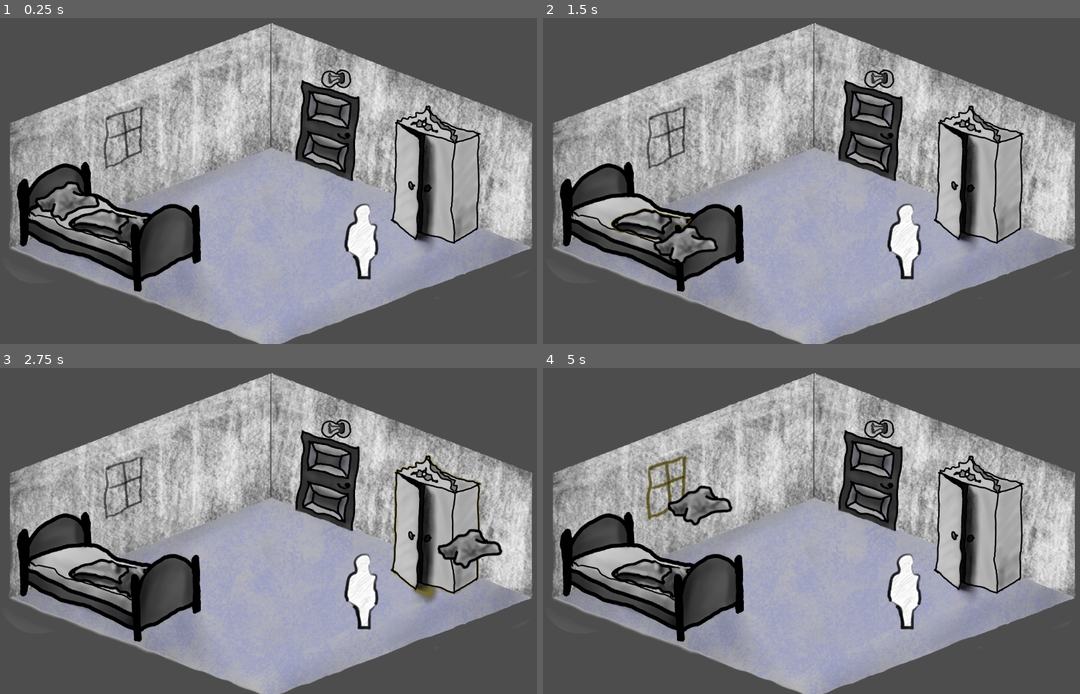
Above: before the commit, frames 1-4 (two rows, left to right).
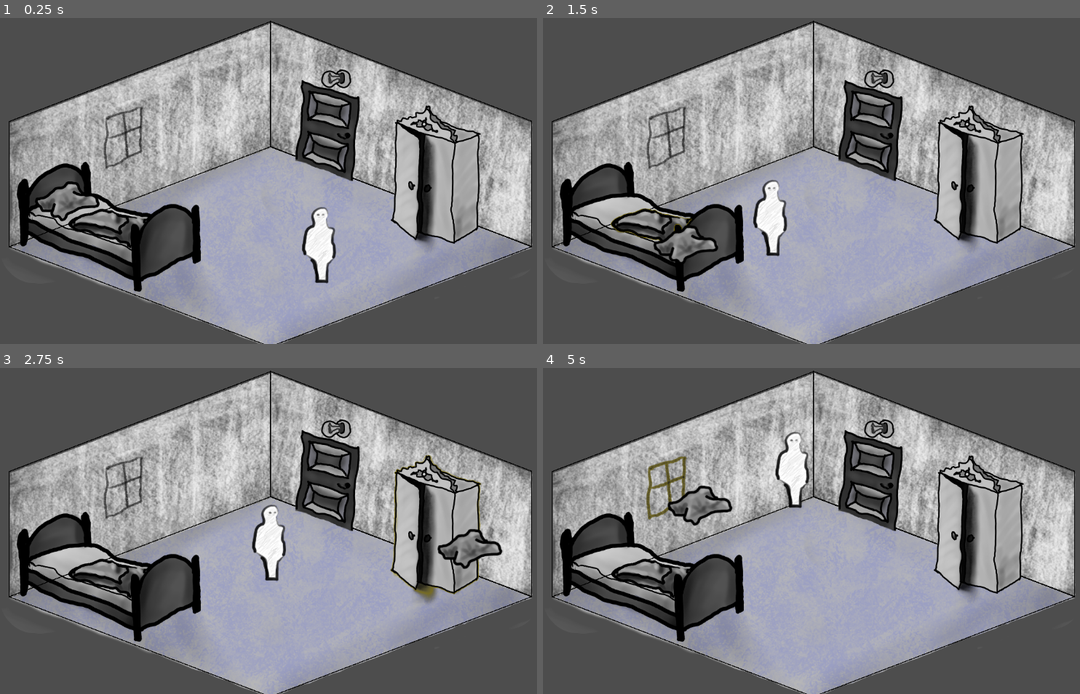
Above: after the commit, the same moments.

Repository: AndreasBurbach/GGJ_MyMask
Game: Godot game, scene res://main.tscn
Two runs of this game, one before a commit and one after it. Both use one fixed random seed, a clock stepped at 60 frames per second and the inputs below. The engine's default icon, where the game draws it, is replaced by a stand-in: a white triangle on a blue panel in a dark square.
Inputs (mouse positions are in pixels of both pictures, inside the frame that each line leads up to):
- Up to frame 1 (0.25 s): no input
- Up to frame 2 (1.5 s): tap Enter at 0.5 s; move the mouse to (612, 200) at 0.52 s; press the mouse at (612, 200) at 0.53 s; move the mouse to (655, 223) at 1.27 s; release the mouse at (655, 223) at 1.28 s; click (655, 223) at 1.35 s
- Up to frame 3 (2.75 s): move the mouse to (440, 527) at 2.02 s; press the mouse at (440, 527) at 2.03 s
- Up to frame 4 (5 s): move the mouse to (881, 429) at 2.77 s; release the mouse at (881, 429) at 2.78 s; click (881, 429) at 2.85 s; move the mouse to (870, 478) at 3.52 s; press the mouse at (870, 478) at 3.53 s; tap Space at 4.25 s; move the mouse to (666, 485) at 4.27 s; release the mouse at (666, 485) at 4.28 s; click (666, 485) at 4.35 s

The runs differ from the first frame. In frame 1, 3.0% of the frame differs, in the area x 1-100%, y 0-100%; in frame 2, 3.0%; in frame 3, 3.0%; in frame 4, 3.0%.

Commit message:
Placeholder group and movable person

Diff:
--- a/Placeholder.gd
+++ b/Placeholder.gd
@@ -1,3 +1,4 @@
+class_name Placeholder
 extends Area2D
 
 @onready var sprite = $Sprite2D
--- a/Placeholder.tscn
+++ b/Placeholder.tscn
@@ -14,15 +14,15 @@
 shader_parameter/line_color = Color(0.57388204, 0.50448245, 0.0085459035, 1)
 shader_parameter/line_thickness = 0.0
 
-[node name="Placeholder" type="Area2D"]
+[node name="Placeholder" type="Area2D" unique_id=764344958 groups=["Placeholder"]]
 script = ExtResource("1_vpkq7")
 metadata/_edit_group_ = true
 
-[node name="CollisionShape2D" type="CollisionShape2D" parent="."]
+[node name="CollisionShape2D" type="CollisionShape2D" parent="." unique_id=1035127510]
 position = Vector2(-0.5, 0)
 shape = SubResource("RectangleShape2D_vpkq7")
 
-[node name="Sprite2D" type="Sprite2D" parent="."]
+[node name="Sprite2D" type="Sprite2D" parent="." unique_id=389929912]
 texture_filter = 1
 texture_repeat = 2
 material = SubResource("ShaderMaterial_dl81w")
--- a/main.gd
+++ b/main.gd
@@ -129,9 +129,11 @@
 
 # Called when the node enters the scene tree for the first time.
 func _ready() -> void:
-	var children = $ItemContainer.get_children()
+	var children = get_tree().get_nodes_in_group("Placeholder")
 	for child in children:
+		child = child as Placeholder
 		name2item[child.name] = child
+		child.selected.connect(_on_placeholder_selected)
 		print(child.name)
 	coursorObj.hide()
 
--- a/main.tscn
+++ b/main.tscn
@@ -7,300 +7,285 @@
 [ext_resource type="Shader" uid="uid://bemj1i2w1w8td" path="res://Placeholder.gdshader" id="4_lquwl"]
 [ext_resource type="Texture2D" uid="uid://b2h4i4gvn4v4p" path="res://assets/items/room-pics/pillow.png" id="5_kek77"]
 [ext_resource type="Texture2D" uid="uid://hhkmbh6niyd1" path="res://assets/items/room-pics/cover.png" id="6_4c57u"]
-[ext_resource type="PackedScene" uid="uid://b2pnyhqo721us" path="res://sleep_and_wake.tscn" id="6_7mycd"]
+[ext_resource type="PackedScene" path="res://sleep_and_wake.tscn" id="6_7mycd"]
 [ext_resource type="Texture2D" uid="uid://t617jgahr322" path="res://assets/items/room-pics/closet.png" id="7_4c57u"]
-[ext_resource type="PackedScene" uid="uid://cg3nc17p58a38" path="res://text_bubble.tscn" id="7_272bh"]
+[ext_resource type="PackedScene" path="res://text_bubble.tscn" id="7_272bh"]
 [ext_resource type="Texture2D" uid="uid://cjallyue27fdg" path="res://assets/items/room-pics/lamp-whole.png" id="8_efxa6"]
 [ext_resource type="Texture2D" uid="uid://cs0ixiud7sqda" path="res://assets/items/room-pics/door.png" id="12_vivmo"]
 [ext_resource type="Texture2D" uid="uid://br2w28glfkvr" path="res://assets/items/room-pics/floor.png" id="12_w48qg"]
 [ext_resource type="Texture2D" uid="uid://bntotd4i7njjd" path="res://art/sprites/window1.png" id="13_2cqfq"]
 [ext_resource type="Texture2D" uid="uid://pjj43mle6bkv" path="res://assets/items/room-pics/walls.png" id="13_vivmo"]
 [ext_resource type="Texture2D" uid="uid://fy53ys8nbi86" path="res://assets/items/room-pics/bed.png" id="14_2cqfq"]
-[ext_resource type="Texture2D" uid="uid://cabiwiwitqvqt" path="res://art/sprites/person.png" id="14_yaehf"]
-
-[sub_resource type="RectangleShape2D" id="RectangleShape2D_lquwl"]
+[ext_resource type="PackedScene" uid="uid://cw51pt3u06lpk" path="res://person.tscn" id="15_vivmo"]
+[ext_resource type="PackedScene" uid="uid://dksxq52k1wp6o" path="res://room.tscn" id="16_2cqfq"]
+
+[sub_resource type="RectangleShape2D" id="RectangleShape2D_074og"]
 resource_local_to_scene = true
 size = Vector2(143, 28)
 
-[sub_resource type="ShaderMaterial" id="ShaderMaterial_7mycd"]
-resource_local_to_scene = true
-shader = ExtResource("4_lquwl")
-shader_parameter/line_color = Color(0.57388204, 0.50448245, 0.0085459035, 1)
-shader_parameter/line_thickness = 0.0
-
-[sub_resource type="RectangleShape2D" id="RectangleShape2D_272bh"]
+[sub_resource type="ShaderMaterial" id="ShaderMaterial_cegan"]
+resource_local_to_scene = true
+shader = ExtResource("4_lquwl")
+shader_parameter/line_color = Color(0.57388204, 0.50448245, 0.0085459035, 1)
+shader_parameter/line_thickness = 0.0
+
+[sub_resource type="RectangleShape2D" id="RectangleShape2D_82xsv"]
 resource_local_to_scene = true
 size = Vector2(128.00002, 128)
 
-[sub_resource type="ShaderMaterial" id="ShaderMaterial_5vw27"]
-resource_local_to_scene = true
-shader = ExtResource("4_lquwl")
-shader_parameter/line_color = Color(0.57388204, 0.50448245, 0.0085459035, 1)
-shader_parameter/line_thickness = 0.0
-
-[sub_resource type="RectangleShape2D" id="RectangleShape2D_5vw27"]
+[sub_resource type="ShaderMaterial" id="ShaderMaterial_getpj"]
+resource_local_to_scene = true
+shader = ExtResource("4_lquwl")
+shader_parameter/line_color = Color(0.57388204, 0.50448245, 0.0085459035, 1)
+shader_parameter/line_thickness = 0.0
+
+[sub_resource type="RectangleShape2D" id="RectangleShape2D_ryguw"]
 resource_local_to_scene = true
 size = Vector2(143, 28)
 
-[sub_resource type="ShaderMaterial" id="ShaderMaterial_kek77"]
-resource_local_to_scene = true
-shader = ExtResource("4_lquwl")
-shader_parameter/line_color = Color(0.57388204, 0.50448245, 0.0085459035, 1)
-shader_parameter/line_thickness = 0.0
-
-[sub_resource type="RectangleShape2D" id="RectangleShape2D_4c57u"]
+[sub_resource type="ShaderMaterial" id="ShaderMaterial_d13ii"]
+resource_local_to_scene = true
+shader = ExtResource("4_lquwl")
+shader_parameter/line_color = Color(0.57388204, 0.50448245, 0.0085459035, 1)
+shader_parameter/line_thickness = 0.0
+
+[sub_resource type="RectangleShape2D" id="RectangleShape2D_1u8w0"]
 resource_local_to_scene = true
 size = Vector2(81.63431, 67.40538)
 
-[sub_resource type="ShaderMaterial" id="ShaderMaterial_efxa6"]
-resource_local_to_scene = true
-shader = ExtResource("4_lquwl")
-shader_parameter/line_color = Color(0.57388204, 0.50448245, 0.0085459035, 1)
-shader_parameter/line_thickness = 0.0
-
-[sub_resource type="RectangleShape2D" id="RectangleShape2D_kek77"]
+[sub_resource type="ShaderMaterial" id="ShaderMaterial_0odxb"]
+resource_local_to_scene = true
+shader = ExtResource("4_lquwl")
+shader_parameter/line_color = Color(0.57388204, 0.50448245, 0.0085459035, 1)
+shader_parameter/line_thickness = 0.0
+
+[sub_resource type="RectangleShape2D" id="RectangleShape2D_lswn8"]
 resource_local_to_scene = true
 size = Vector2(107.20123, 63.296223)
 
-[sub_resource type="ShaderMaterial" id="ShaderMaterial_4c57u"]
-resource_local_to_scene = true
-shader = ExtResource("4_lquwl")
-shader_parameter/line_color = Color(0.57388204, 0.50448245, 0.0085459035, 1)
-shader_parameter/line_thickness = 0.0
-
-[sub_resource type="RectangleShape2D" id="RectangleShape2D_efxa6"]
+[sub_resource type="ShaderMaterial" id="ShaderMaterial_a6jrf"]
+resource_local_to_scene = true
+shader = ExtResource("4_lquwl")
+shader_parameter/line_color = Color(0.57388204, 0.50448245, 0.0085459035, 1)
+shader_parameter/line_thickness = 0.0
+
+[sub_resource type="RectangleShape2D" id="RectangleShape2D_xuqvo"]
 resource_local_to_scene = true
 size = Vector2(151.5, 224)
 
-[sub_resource type="ShaderMaterial" id="ShaderMaterial_dg77c"]
-resource_local_to_scene = true
-shader = ExtResource("4_lquwl")
-shader_parameter/line_color = Color(0.57388204, 0.50448245, 0.0085459035, 1)
-shader_parameter/line_thickness = 0.0
-
-[sub_resource type="RectangleShape2D" id="RectangleShape2D_dg77c"]
+[sub_resource type="ShaderMaterial" id="ShaderMaterial_qsp4k"]
+resource_local_to_scene = true
+shader = ExtResource("4_lquwl")
+shader_parameter/line_color = Color(0.57388204, 0.50448245, 0.0085459035, 1)
+shader_parameter/line_thickness = 0.0
+
+[sub_resource type="RectangleShape2D" id="RectangleShape2D_kq58d"]
 resource_local_to_scene = true
 size = Vector2(47.5, 28)
 
-[sub_resource type="ShaderMaterial" id="ShaderMaterial_ycdy4"]
-resource_local_to_scene = true
-shader = ExtResource("4_lquwl")
-shader_parameter/line_color = Color(0.57388204, 0.50448245, 0.0085459035, 1)
-shader_parameter/line_thickness = 0.0
-
-[sub_resource type="RectangleShape2D" id="RectangleShape2D_2cqfq"]
+[sub_resource type="ShaderMaterial" id="ShaderMaterial_seu75"]
+resource_local_to_scene = true
+shader = ExtResource("4_lquwl")
+shader_parameter/line_color = Color(0.57388204, 0.50448245, 0.0085459035, 1)
+shader_parameter/line_thickness = 0.0
+
+[sub_resource type="RectangleShape2D" id="RectangleShape2D_htxhm"]
 resource_local_to_scene = true
 size = Vector2(153.52933, 109.23629)
 
-[sub_resource type="ShaderMaterial" id="ShaderMaterial_yaehf"]
-resource_local_to_scene = true
-shader = ExtResource("4_lquwl")
-shader_parameter/line_color = Color(0.57388204, 0.50448245, 0.0085459035, 1)
-shader_parameter/line_thickness = 0.0
-
-[sub_resource type="RectangleShape2D" id="RectangleShape2D_yaehf"]
+[sub_resource type="ShaderMaterial" id="ShaderMaterial_jq2sk"]
+resource_local_to_scene = true
+shader = ExtResource("4_lquwl")
+shader_parameter/line_color = Color(0.57388204, 0.50448245, 0.0085459035, 1)
+shader_parameter/line_thickness = 0.0
+
+[sub_resource type="RectangleShape2D" id="RectangleShape2D_4k2k6"]
 resource_local_to_scene = true
 size = Vector2(86.85939, 68.90199)
 
-[sub_resource type="ShaderMaterial" id="ShaderMaterial_074og"]
-resource_local_to_scene = true
-shader = ExtResource("4_lquwl")
-shader_parameter/line_color = Color(0.57388204, 0.50448245, 0.0085459035, 1)
-shader_parameter/line_thickness = 0.0
-
-[sub_resource type="RectangleShape2D" id="RectangleShape2D_074og"]
-resource_local_to_scene = true
-size = Vector2(48, 136)
-
-[sub_resource type="ShaderMaterial" id="ShaderMaterial_cegan"]
-resource_local_to_scene = true
-shader = ExtResource("4_lquwl")
-shader_parameter/line_color = Color(0.57388204, 0.50448245, 0.0085459035, 1)
-shader_parameter/line_thickness = 0.0
-
-[node name="Main" type="Node"]
+[sub_resource type="ShaderMaterial" id="ShaderMaterial_0rl1p"]
+resource_local_to_scene = true
+shader = ExtResource("4_lquwl")
+shader_parameter/line_color = Color(0.57388204, 0.50448245, 0.0085459035, 1)
+shader_parameter/line_thickness = 0.0
+
+[node name="Main" type="Node" unique_id=2003212805]
 script = ExtResource("1_ig7tw")
 
-[node name="BackgroundLayer" type="CanvasLayer" parent="."]
+[node name="BackgroundLayer" type="CanvasLayer" parent="." unique_id=750911066]
 layer = -1
 
-[node name="Floor" type="Sprite2D" parent="BackgroundLayer"]
+[node name="Floor" type="Sprite2D" parent="BackgroundLayer" unique_id=1892335957]
 position = Vector2(576, 335)
 texture = ExtResource("12_w48qg")
 
-[node name="Walls" type="Sprite2D" parent="BackgroundLayer"]
+[node name="Walls" type="Sprite2D" parent="BackgroundLayer" unique_id=909982410]
 position = Vector2(577, 336)
 texture = ExtResource("13_vivmo")
 
-[node name="Bed" type="Sprite2D" parent="BackgroundLayer"]
+[node name="Bed" type="Sprite2D" parent="BackgroundLayer" unique_id=319653267]
 position = Vector2(600, 330)
 texture = ExtResource("14_2cqfq")
 
-[node name="ItemContainer" type="Node2D" parent="."]
+[node name="StaticBody2D" type="StaticBody2D" parent="BackgroundLayer/Bed" unique_id=1781382964]
+
+[node name="CollisionPolygon2D" type="CollisionPolygon2D" parent="BackgroundLayer/Bed/StaticBody2D" unique_id=608303639]
+polygon = PackedVector2Array(-286, 207, -162, 154, -168, 42, -228, 42, -263, 63, -329, 49, -375, 17, -389, -45, -520, -9, -518, 115)
+
+[node name="Room" parent="." unique_id=1847015269 instance=ExtResource("16_2cqfq")]
+position = Vector2(576, 256)
+scale = Vector2(0.8, 0.8)
+
+[node name="ItemContainer" type="Node2D" parent="." unique_id=438334925]
 position = Vector2(-64, -33)
 
-[node name="Placeholder" parent="ItemContainer" instance=ExtResource("2_0xm2m")]
-visible = false
-
-[node name="CollisionShape2D" parent="ItemContainer/Placeholder" index="0"]
-shape = SubResource("RectangleShape2D_lquwl")
-
-[node name="Sprite2D" parent="ItemContainer/Placeholder" index="1"]
-material = SubResource("ShaderMaterial_7mycd")
-
-[node name="Placeholder2" parent="ItemContainer" instance=ExtResource("2_0xm2m")]
+[node name="Placeholder" parent="ItemContainer" unique_id=869069577 instance=ExtResource("2_0xm2m")]
+visible = false
+
+[node name="CollisionShape2D" parent="ItemContainer/Placeholder" index="0" unique_id=1035127510]
+shape = SubResource("RectangleShape2D_074og")
+
+[node name="Sprite2D" parent="ItemContainer/Placeholder" index="1" unique_id=389929912]
+material = SubResource("ShaderMaterial_cegan")
+
+[node name="Placeholder2" parent="ItemContainer" unique_id=1451848162 instance=ExtResource("2_0xm2m")]
 visible = false
 position = Vector2(568, 296)
 
-[node name="CollisionShape2D" parent="ItemContainer/Placeholder2" index="0"]
+[node name="CollisionShape2D" parent="ItemContainer/Placeholder2" index="0" unique_id=1035127510]
 position = Vector2(0, 0)
-shape = SubResource("RectangleShape2D_272bh")
-
-[node name="Sprite2D" parent="ItemContainer/Placeholder2" index="1"]
-material = SubResource("ShaderMaterial_5vw27")
+shape = SubResource("RectangleShape2D_82xsv")
+
+[node name="Sprite2D" parent="ItemContainer/Placeholder2" index="1" unique_id=389929912]
+material = SubResource("ShaderMaterial_getpj")
 texture = ExtResource("4_1bvp3")
 
-[node name="Placeholder3" parent="ItemContainer" instance=ExtResource("2_0xm2m")]
+[node name="Placeholder3" parent="ItemContainer" unique_id=704703587 instance=ExtResource("2_0xm2m")]
 visible = false
 position = Vector2(504, 432)
 
-[node name="CollisionShape2D" parent="ItemContainer/Placeholder3" index="0"]
-shape = SubResource("RectangleShape2D_5vw27")
-
-[node name="Sprite2D" parent="ItemContainer/Placeholder3" index="1"]
-material = SubResource("ShaderMaterial_kek77")
-
-[node name="Pillow" parent="ItemContainer" instance=ExtResource("2_0xm2m")]
+[node name="CollisionShape2D" parent="ItemContainer/Placeholder3" index="0" unique_id=1035127510]
+shape = SubResource("RectangleShape2D_ryguw")
+
+[node name="Sprite2D" parent="ItemContainer/Placeholder3" index="1" unique_id=389929912]
+material = SubResource("ShaderMaterial_d13ii")
+
+[node name="Pillow" parent="ItemContainer" unique_id=625485689 instance=ExtResource("2_0xm2m")]
 position = Vector2(664, 369)
 x_offset = 64.26
 y_offset = 35.925
 trust_collision = true
 
-[node name="CollisionShape2D" parent="ItemContainer/Pillow" index="0"]
+[node name="CollisionShape2D" parent="ItemContainer/Pillow" index="0" unique_id=1035127510]
 position = Vector2(-425.30124, 23.679375)
 rotation = -0.48869225
 scale = Vector2(0.9999999, 1)
 skew = -0.42760575
-shape = SubResource("RectangleShape2D_4c57u")
-
-[node name="Sprite2D" parent="ItemContainer/Pillow" index="1"]
-material = SubResource("ShaderMaterial_efxa6")
+shape = SubResource("RectangleShape2D_1u8w0")
+
+[node name="Sprite2D" parent="ItemContainer/Pillow" index="1" unique_id=389929912]
+material = SubResource("ShaderMaterial_0odxb")
 texture = ExtResource("5_kek77")
 
-[node name="Blanket" parent="ItemContainer" instance=ExtResource("2_0xm2m")]
+[node name="Blanket" parent="ItemContainer" unique_id=1454775577 instance=ExtResource("2_0xm2m")]
 position = Vector2(664, 369)
 x_offset = 63.205
 y_offset = 34.21
 trust_collision = true
 
-[node name="CollisionShape2D" parent="ItemContainer/Blanket" index="0"]
+[node name="CollisionShape2D" parent="ItemContainer/Blanket" index="0" unique_id=1035127510]
 position = Vector2(-339.69684, 74.93981)
 rotation = 0.25936875
 skew = 0.57770383
-shape = SubResource("RectangleShape2D_kek77")
-
-[node name="Sprite2D" parent="ItemContainer/Blanket" index="1"]
-material = SubResource("ShaderMaterial_4c57u")
+shape = SubResource("RectangleShape2D_lswn8")
+
+[node name="Sprite2D" parent="ItemContainer/Blanket" index="1" unique_id=389929912]
+material = SubResource("ShaderMaterial_a6jrf")
 position = Vector2(0, -2)
 texture = ExtResource("6_4c57u")
 
-[node name="Wardrobe" parent="ItemContainer" instance=ExtResource("2_0xm2m")]
+[node name="Wardrobe" parent="ItemContainer" unique_id=1685242702 instance=ExtResource("2_0xm2m")]
 position = Vector2(608, 360)
 x_offset = 91.51
 y_offset = 125.15
 trust_collision = true
 
-[node name="CollisionShape2D" parent="ItemContainer/Wardrobe" index="0"]
+[node name="CollisionShape2D" parent="ItemContainer/Wardrobe" index="0" unique_id=1035127510]
 position = Vector2(364.25, -8)
-shape = SubResource("RectangleShape2D_efxa6")
-
-[node name="Sprite2D" parent="ItemContainer/Wardrobe" index="1"]
-material = SubResource("ShaderMaterial_dg77c")
+shape = SubResource("RectangleShape2D_xuqvo")
+
+[node name="Sprite2D" parent="ItemContainer/Wardrobe" index="1" unique_id=389929912]
+material = SubResource("ShaderMaterial_qsp4k")
 texture = ExtResource("7_4c57u")
 
-[node name="Lamp" parent="ItemContainer" instance=ExtResource("2_0xm2m")]
+[node name="StaticBody2D" type="StaticBody2D" parent="ItemContainer/Wardrobe" unique_id=963225054]
+
+[node name="CollisionPolygon2D" type="CollisionPolygon2D" parent="ItemContainer/Wardrobe/StaticBody2D" unique_id=1421318212]
+polygon = PackedVector2Array(274, 72, 320, 112, 329, 103, 392, 118, 443, 91, 447, -98, 370, -121, 345, -150, 282, -119)
+
+[node name="Lamp" parent="ItemContainer" unique_id=840691478 instance=ExtResource("2_0xm2m")]
 position = Vector2(600, 353)
 x_offset = 35.92
 y_offset = 19.92
 trust_collision = true
 
-[node name="CollisionShape2D" parent="ItemContainer/Lamp" index="0"]
+[node name="CollisionShape2D" parent="ItemContainer/Lamp" index="0" unique_id=1035127510]
 position = Vector2(172.96759, -196.30771)
-shape = SubResource("RectangleShape2D_dg77c")
-
-[node name="Sprite2D" parent="ItemContainer/Lamp" index="1"]
-material = SubResource("ShaderMaterial_ycdy4")
+shape = SubResource("RectangleShape2D_kq58d")
+
+[node name="Sprite2D" parent="ItemContainer/Lamp" index="1" unique_id=389929912]
+material = SubResource("ShaderMaterial_seu75")
 texture = ExtResource("8_efxa6")
 
-[node name="Door" parent="ItemContainer" instance=ExtResource("2_0xm2m")]
+[node name="Door" parent="ItemContainer" unique_id=727148750 instance=ExtResource("2_0xm2m")]
 position = Vector2(592, 353)
 x_offset = 59.73
 y_offset = 108.29
 trust_collision = true
 
-[node name="CollisionShape2D" parent="ItemContainer/Door" index="0"]
+[node name="CollisionShape2D" parent="ItemContainer/Door" index="0" unique_id=1035127510]
 position = Vector2(162.51593, -98.254745)
 rotation = 1.6528268
 skew = 0.20594883
-shape = SubResource("RectangleShape2D_2cqfq")
-
-[node name="Sprite2D" parent="ItemContainer/Door" index="1"]
-material = SubResource("ShaderMaterial_yaehf")
+shape = SubResource("RectangleShape2D_htxhm")
+
+[node name="Sprite2D" parent="ItemContainer/Door" index="1" unique_id=389929912]
+material = SubResource("ShaderMaterial_jq2sk")
 texture = ExtResource("12_vivmo")
 
-[node name="WindowGlas" parent="ItemContainer" instance=ExtResource("2_0xm2m")]
+[node name="WindowGlas" parent="ItemContainer" unique_id=1082709196 instance=ExtResource("2_0xm2m")]
 position = Vector2(352, 265)
 x_offset = -3.29
 y_offset = -23.23
 
-[node name="CollisionShape2D" parent="ItemContainer/WindowGlas" index="0"]
+[node name="CollisionShape2D" parent="ItemContainer/WindowGlas" index="0" unique_id=1035127510]
 position = Vector2(-7.6293945e-06, 1.0000019)
 rotation = 1.569051
 scale = Vector2(0.9999999, 1)
 skew = -0.37175536
-shape = SubResource("RectangleShape2D_yaehf")
-
-[node name="Sprite2D" parent="ItemContainer/WindowGlas" index="1"]
-material = SubResource("ShaderMaterial_074og")
+shape = SubResource("RectangleShape2D_4k2k6")
+
+[node name="Sprite2D" parent="ItemContainer/WindowGlas" index="1" unique_id=389929912]
+material = SubResource("ShaderMaterial_0rl1p")
 texture = ExtResource("13_2cqfq")
 
-[node name="Person" parent="ItemContainer" instance=ExtResource("2_0xm2m")]
-position = Vector2(824, 473)
-x_offset = -21.915
-y_offset = -28.775
-
-[node name="CollisionShape2D" parent="ItemContainer/Person" index="0"]
-position = Vector2(0, 4)
-shape = SubResource("RectangleShape2D_074og")
-
-[node name="Sprite2D" parent="ItemContainer/Person" index="1"]
-material = SubResource("ShaderMaterial_cegan")
-texture = ExtResource("14_yaehf")
-
-[node name="CourserLayer" type="CanvasLayer" parent="."]
-
-[node name="CourserObj" type="Sprite2D" parent="CourserLayer"]
+[node name="Person" parent="." unique_id=2064254714 instance=ExtResource("15_vivmo")]
+position = Vector2(676, 448)
+
+[node name="CourserLayer" type="CanvasLayer" parent="." unique_id=255875038]
+
+[node name="CourserObj" type="Sprite2D" parent="CourserLayer" unique_id=361798530]
 texture = ExtResource("3_h2yge")
 
-[node name="CusceneLayer" type="CanvasLayer" parent="."]
-visible = false
-
-[node name="Fade" parent="CusceneLayer" instance=ExtResource("6_7mycd")]
+[node name="CusceneLayer" type="CanvasLayer" parent="." unique_id=1992803865]
+visible = false
+
+[node name="Fade" parent="CusceneLayer" unique_id=1018160165 instance=ExtResource("6_7mycd")]
 in_time = 0.0
 
-[node name="TextBubble" parent="CusceneLayer" instance=ExtResource("7_272bh")]
+[node name="TextBubble" parent="CusceneLayer" unique_id=1119391613 instance=ExtResource("7_272bh")]
 position = Vector2(824, 135)
 default = "Hello"
-
-[connection signal="selected" from="ItemContainer/Placeholder" to="." method="_on_placeholder_selected"]
-[connection signal="selected" from="ItemContainer/Placeholder2" to="." method="_on_placeholder_selected"]
-[connection signal="selected" from="ItemContainer/Pillow" to="." method="_on_placeholder_selected"]
-[connection signal="selected" from="ItemContainer/Blanket" to="." method="_on_placeholder_selected"]
-[connection signal="selected" from="ItemContainer/Wardrobe" to="." method="_on_placeholder_selected"]
-[connection signal="selected" from="ItemContainer/Lamp" to="." method="_on_placeholder_selected"]
-[connection signal="selected" from="ItemContainer/Door" to="." method="_on_placeholder_selected"]
-[connection signal="selected" from="ItemContainer/WindowGlas" to="." method="_on_placeholder_selected"]
-[connection signal="selected" from="ItemContainer/Person" to="." method="_on_placeholder_selected"]
 
 [editable path="ItemContainer/Placeholder"]
 [editable path="ItemContainer/Placeholder2"]
@@ -311,4 +296,3 @@
 [editable path="ItemContainer/Lamp"]
 [editable path="ItemContainer/Door"]
 [editable path="ItemContainer/WindowGlas"]
-[editable path="ItemContainer/Person"]
--- a/person.tscn
+++ b/person.tscn
@@ -3,7 +3,19 @@
 [ext_resource type="Script" uid="uid://bvavelnngq1uw" path="res://person.gd" id="1_3qlke"]
 [ext_resource type="Texture2D" uid="uid://cabiwiwitqvqt" path="res://art/sprites/person.png" id="1_hncb1"]
 [ext_resource type="Texture2D" uid="uid://bj0j7ejenc4gs" path="res://art/sprites/person_eyes.png" id="2_3qlke"]
+[ext_resource type="PackedScene" uid="uid://cfmvyhxwydp3y" path="res://Placeholder.tscn" id="2_r7rx5"]
+[ext_resource type="Shader" uid="uid://bemj1i2w1w8td" path="res://Placeholder.gdshader" id="3_2v3k6"]
 [ext_resource type="Script" uid="uid://wme8x1l2r401" path="res://personeyes.gd" id="3_g6f2d"]
+
+[sub_resource type="RectangleShape2D" id="RectangleShape2D_hoeld"]
+resource_local_to_scene = true
+size = Vector2(48, 136)
+
+[sub_resource type="ShaderMaterial" id="ShaderMaterial_xktsn"]
+resource_local_to_scene = true
+shader = ExtResource("3_2v3k6")
+shader_parameter/line_color = Color(0.57388204, 0.50448245, 0.0085459035, 1)
+shader_parameter/line_thickness = 0.0
 
 [sub_resource type="Animation" id="Animation_3qlke"]
 length = 0.001
@@ -53,20 +65,29 @@
 
 [node name="Container" type="Node2D" parent="." unique_id=141999487]
 
-[node name="Body" type="Sprite2D" parent="Container" unique_id=1715423154]
+[node name="Person" parent="Container" unique_id=764344958 instance=ExtResource("2_r7rx5")]
+x_offset = -21.915
+y_offset = -28.775
+
+[node name="CollisionShape2D" parent="Container/Person" index="0" unique_id=1035127510]
+position = Vector2(0, 4)
+shape = SubResource("RectangleShape2D_hoeld")
+
+[node name="Sprite2D" parent="Container/Person" index="1" unique_id=389929912]
+material = SubResource("ShaderMaterial_xktsn")
 texture = ExtResource("1_hncb1")
 
-[node name="Eyes" type="Node2D" parent="Container" unique_id=1485549230]
+[node name="Eyes" type="Node2D" parent="Container/Person" unique_id=1485549230]
 script = ExtResource("3_g6f2d")
 
-[node name="Sprite" type="Sprite2D" parent="Container/Eyes" unique_id=664283080]
+[node name="Sprite" type="Sprite2D" parent="Container/Person/Eyes" unique_id=664283080]
 texture = ExtResource("2_3qlke")
 
-[node name="Pivot" type="Marker2D" parent="Container/Eyes" unique_id=608855915]
+[node name="Pivot" type="Marker2D" parent="Container/Person/Eyes" unique_id=608855915]
 position = Vector2(1, -56)
 
 [node name="Walk" type="AnimationPlayer" parent="." unique_id=471859376]
-root_node = NodePath("../Container/Body")
+root_node = NodePath("")
 libraries/ = SubResource("AnimationLibrary_aoiax")
 speed_scale = 12.0
 
@@ -75,3 +96,5 @@
 
 [node name="CollisionShape2D" type="CollisionShape2D" parent="." unique_id=1960204126]
 shape = SubResource("SegmentShape2D_g6f2d")
+
+[editable path="Container/Person"]
Not shown: 1 places in Placeholder.tscn that only renumber resources
Not shown: 1 places in main.tscn that only renumber resources
